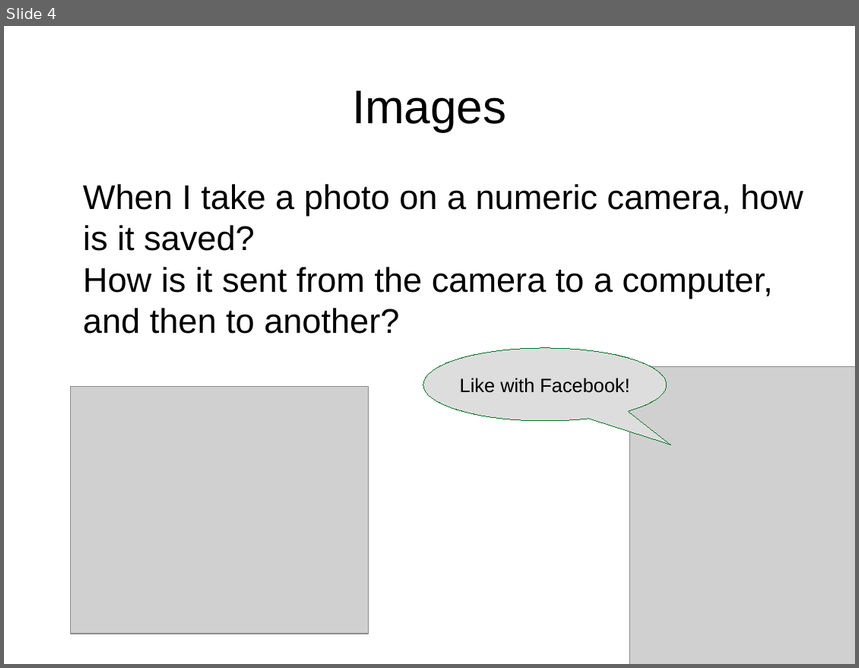
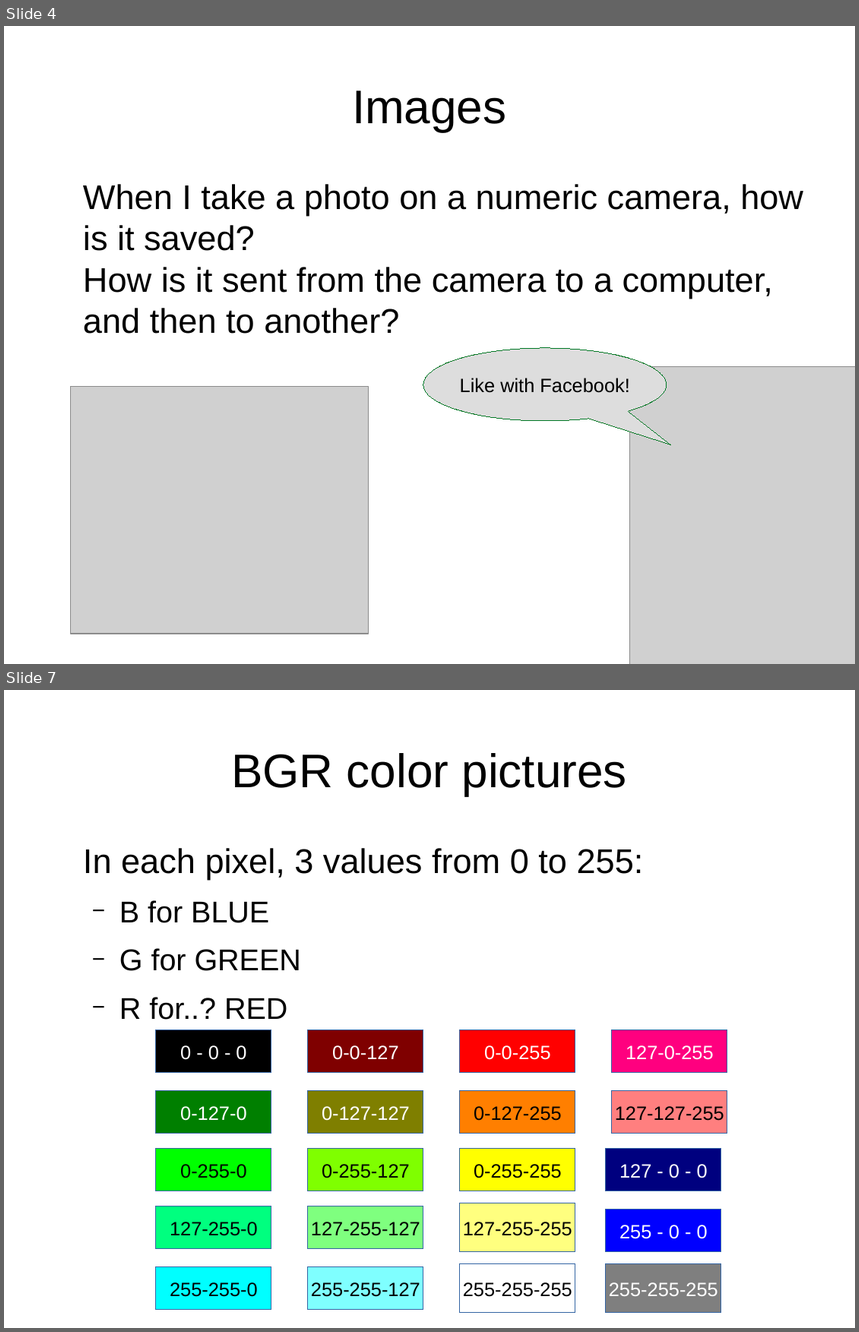
Before and after one commit to maivincent/MISE_presentations, a slide deck: 4_ComputerScience__for_Robotics.odp. Shown one above the other, each under a label of ours: slide 4 before the commit, slides 4 and 7 after it; the slides between them are not shown. The pictures are 859x668 and 859x1332 pixels, drawn with LibreOffice and Linux fonts; fonts in the diff are those of the drawing; grey boxes stand for pictures. Boxes give left, top, right and bottom in pixels: in the first picture for what was removed or moved away, otherwise in the second. Text is boxed around its words. In the diff, an @@ line names an element or a change of style, - is before the commit and + after.

```diff
--- a/4_ComputerScience__for_Robotics.odp
+++ b/4_ComputerScience__for_Robotics.odp
@@ slide 7 added at (4, 690, 855, 1328), background #FFFFFF @@
@@ title added at (231, 753, 627, 796), 44 pt, text #000000 @@
+BGR color pictures
@@ text added at (83, 848, 644, 1020), 32 pt, text #000000 @@
+In each pixel, 3 values from 0 to 255:
+  − B for BLUE
+  − G for GREEN
+  − R for..? RED
@@ rectangle added at (156, 1030, 272, 1073), fill #000000, outline #3465A4 0 pt, 18 pt, text #FFFFFF @@
+0 - 0 - 0
@@ rectangle added at (308, 1030, 424, 1073), fill #7F0000, outline #3465A4 0 pt, 18 pt, text #FFFFFF @@
+0-0-127
@@ rectangle added at (461, 1030, 576, 1073), fill #FF0000, outline #3465A4 0 pt, 18 pt, text #FFFFFF @@
+0-0-255
@@ rectangle added at (612, 1030, 728, 1073), fill #FF007F, outline #3465A4 0 pt, 18 pt, text #FFFFFF @@
+127-0-255
@@ rectangle added at (156, 1091, 272, 1134), fill #007F00, outline #3465A4 0 pt, 18 pt, text #FFFFFF @@
+0-127-0
@@ rectangle added at (308, 1091, 424, 1134), fill #7F7F00, outline #3465A4 0 pt, 18 pt, text #FFFFFF @@
+0-127-127
@@ rectangle added at (461, 1091, 576, 1134), fill #FF7F00, outline #3465A4 0 pt, 18 pt, text #000000 @@
+0-127-255
@@ rectangle added at (612, 1091, 728, 1134), fill #FF7F7F, outline #3465A4 0 pt, 18 pt, text #000000 @@
+127-127-255
@@ rectangle added at (156, 1149, 272, 1192), fill #00FF00, outline #3465A4 0 pt, 18 pt, text #000000 @@
+0-255-0
@@ rectangle added at (308, 1149, 424, 1192), fill #7FFF00, outline #3465A4 0 pt, 18 pt, text #000000 @@
+0-255-127
@@ rectangle added at (461, 1149, 576, 1192), fill #FFFF00, outline #3465A4 0 pt, 18 pt, text #000000 @@
+0-255-255
@@ rectangle added at (607, 1149, 722, 1192), fill #00007F, outline #3465A4 0 pt, 18 pt, text #FFFFFF @@
+127 - 0 - 0
@@ rectangle added at (156, 1207, 272, 1249), fill #00FF7F, outline #3465A4 0 pt, 18 pt, text #000000 @@
+127-255-0
@@ rectangle added at (308, 1207, 424, 1249), fill #7FFF7F, outline #3465A4 0 pt, 18 pt, text #000000 @@
+127-255-127
@@ rectangle added at (461, 1204, 576, 1252), fill #FFFF7F, outline #3465A4 0 pt, 18 pt, text #000000 @@
+127-255-255
@@ rectangle added at (607, 1210, 722, 1252), fill #0000FF, outline #3465A4 0 pt, 18 pt, text #FFFFFF @@
+255 - 0 - 0
@@ rectangle added at (156, 1268, 272, 1310), fill #00FFFF, outline #3465A4 0 pt, 18 pt, text #000000 @@
+255-255-0
@@ rectangle added at (308, 1268, 424, 1310), fill #7FFFFF, outline #3465A4 0 pt, 18 pt, text #000000 @@
+255-255-127
@@ rectangle added at (461, 1265, 576, 1313), fill #FFFFFF, outline #3465A4 0 pt, 18 pt, text #000000 @@
+255-255-255
@@ rectangle added at (607, 1265, 722, 1313), fill #7F7F7F, outline #3465A4 0 pt, 18 pt, text #FFFFFF @@
+255-255-255
```
Also in this commit, not shown: 1 slide changed, 1 other slide added, 1 other file.
